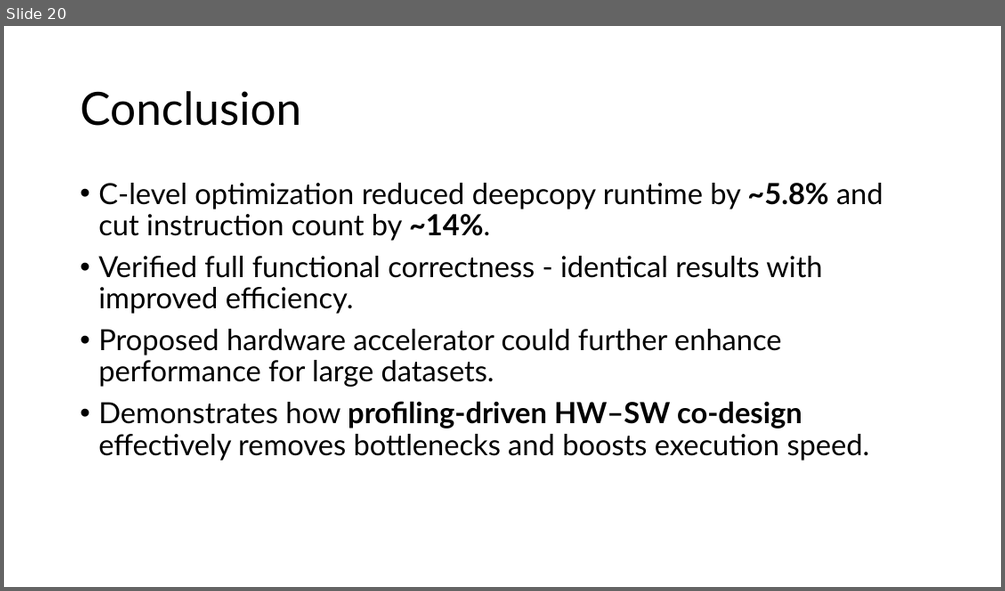
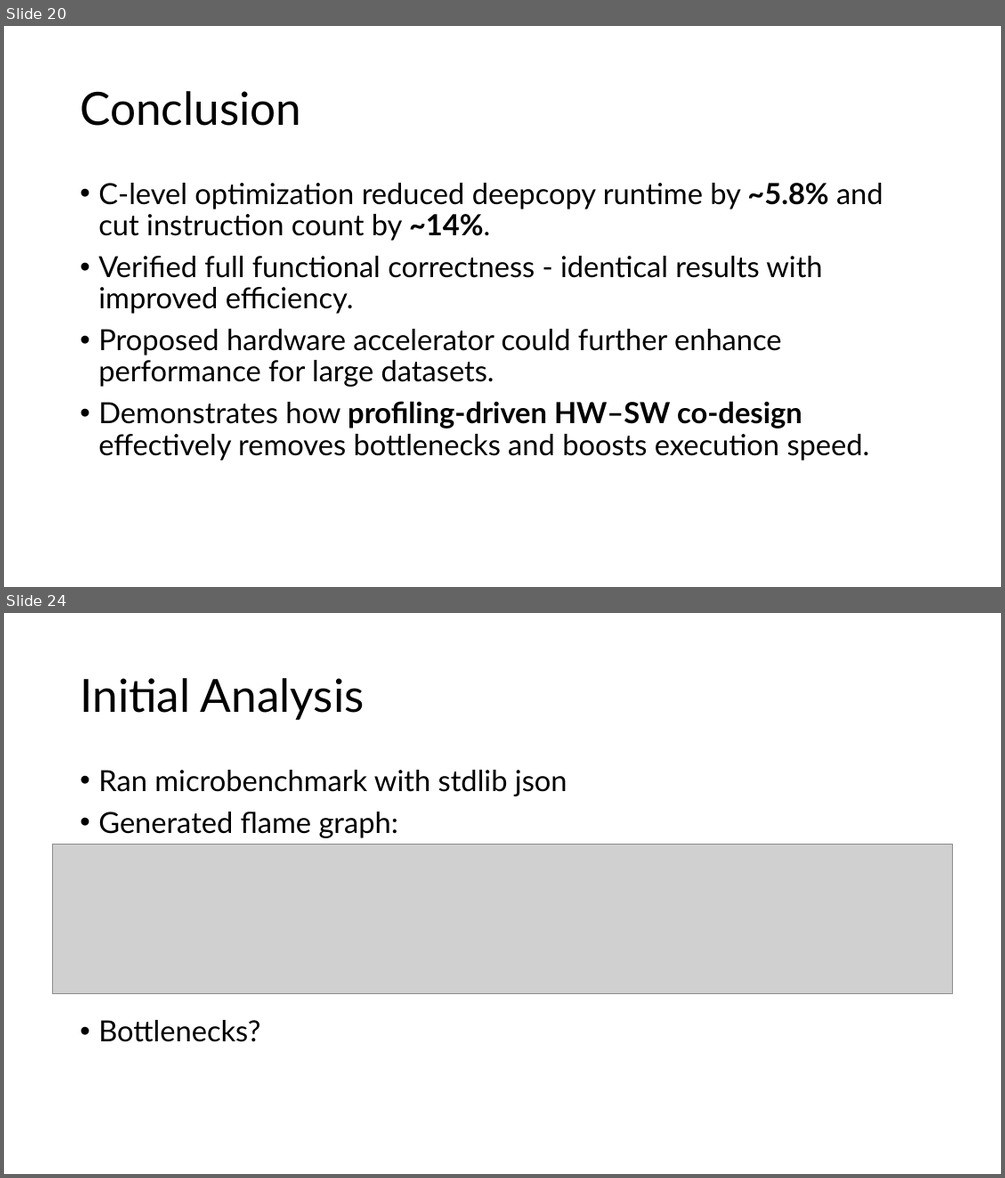
Before and after one commit to Dorknafo7/HW-SW-Co-Design-Project, a slide deck: project_presentation.pptx. Shown one above the other, each under a label of ours: slide 20 before the commit, slides 20 and 24 after it; the slides between them are not shown. The pictures are 1005x591 and 1005x1178 pixels, drawn with LibreOffice and Linux fonts; fonts in the diff are those of the drawing; grey boxes stand for pictures. Boxes give left, top, right and bottom in pixels: in the first picture for what was removed or moved away, otherwise in the second. Text is boxed around its words. In the diff, an @@ line names an element or a change of style, - is before the commit and + after.

Commit message:
ppt update - add json_dumps presentation

```diff
--- a/project_presentation.pptx
+++ b/project_presentation.pptx
@@ slide 24 added at [4,613,1001,1174], background #FFFFFF @@
@@ title added at [80,678,364,720], 44 pt, text #000000 @@
+Initial Analysis
@@ text added at [98,770,567,1042], 28 pt, text #000000 @@
+• Ran microbenchmark with stdlib json
+• Generated flame graph:
+• Bottlenecks?
@@ picture added at [52,844,953,994] @@
```
Also in this commit, not shown: 17 other slides added.
